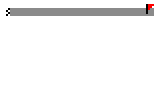
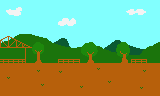
The second 160 × 96 image is a revision of the first. Changes to its layers:
hid "Layer" over (6, 4, 154, 16)
hid "HUD" over (14, 3, 41, 18)
showed "S3 - Background", painted on it over (0, 0, 160, 96)
